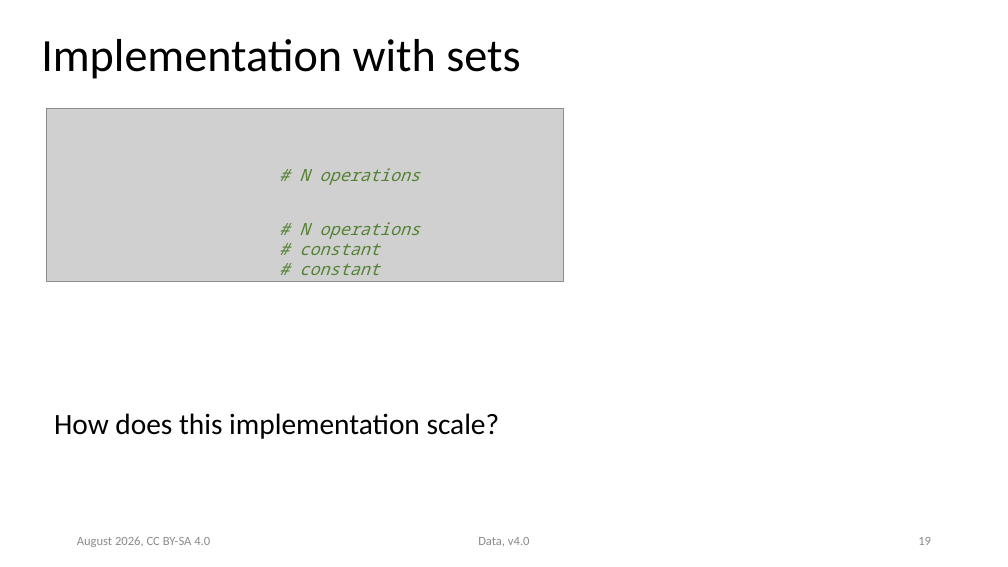
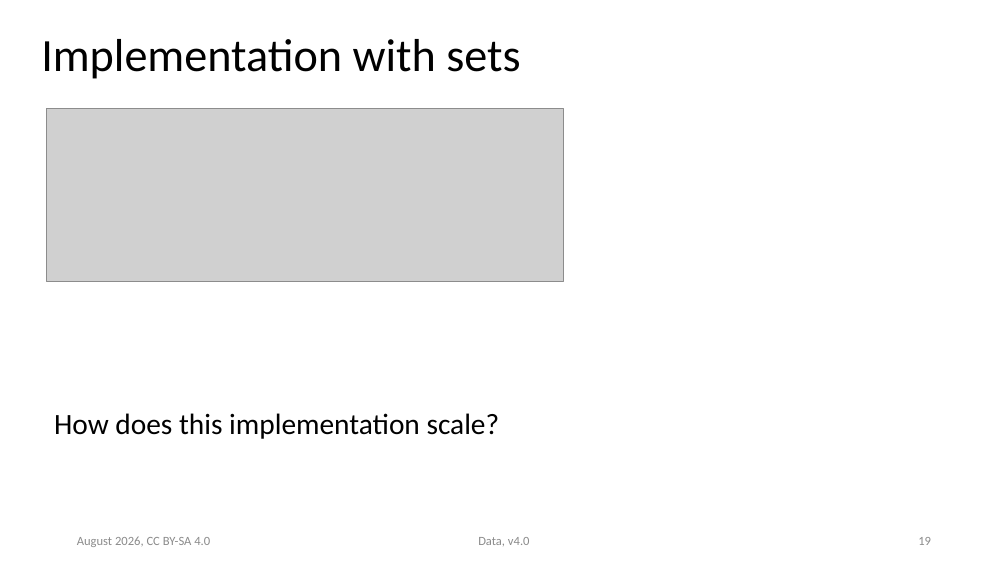
Before and after one commit to ASPP/data_class, a slide deck: slide 19 of data.pptx. Drawn at 1008x567 pixels with LibreOffice and Linux fonts; fonts in the diff are those of the drawing; grey boxes stand for pictures. Boxes give left, top, right and bottom in pixels: in the first picture for what was removed or moved away, otherwise in the second. Text is boxed around its words. In the diff, an @@ line names an element or a change of style, - is before the commit and + after.

```diff
--- a/data.pptx
+++ b/data.pptx
@@ text removed at [299,168,419,185] @@
-# N operations
@@ text removed at [299,222,419,275] @@
-# N operations
-# constant
-# constant
```
Also in this commit, not shown: 4 other slides changed, 1 other file.
